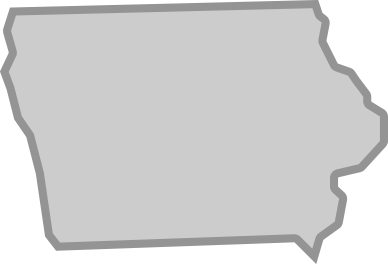
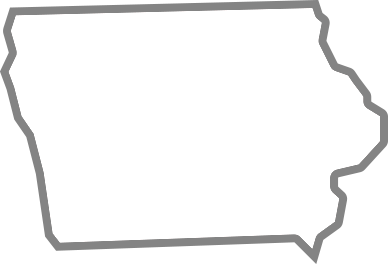
Layered file, before and after one edit (388x264). Changes by layer:
pixels changed over [0, 0, 388, 264] (layer not identified)
